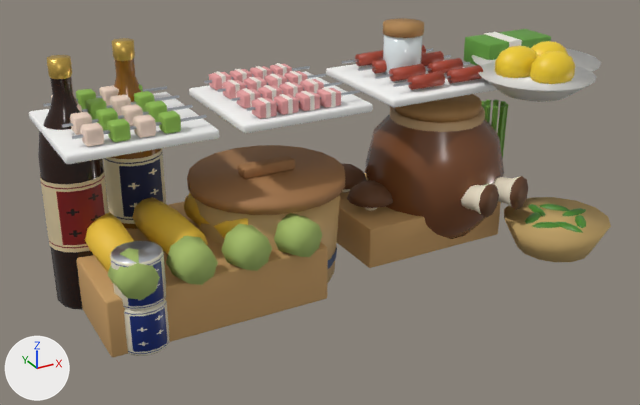
Two versions of the Blender file blender/cubbystock.blend, one commit apart.
Camera for both pictures: a 50 mm lens placed at (-0.774, -1.06, 0.764), pointed at (-0.078, 0.206, 0.132). Lighting does not change. The marker at lower left points along +X, +Y and +Z. The picture after the commit comes second.

The first picture shows 'StockBottle0', 'StockBottleLabel0', 'StockBottleLabel1', 'StockCornCrate', 'StockMisoLid', 'StockMisoTub', 'StockMushroomBox', 'StockPickleJar', 'StockShishitoBasket', 'StockSkewerTray0', 'StockSkewerTray1', 'StockSkewerTray2' and 101 more.
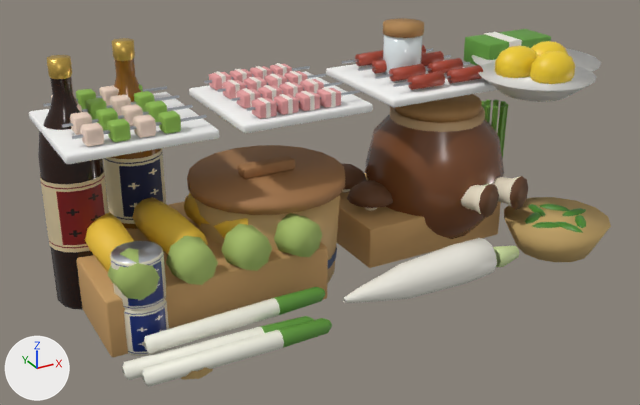
Boxes (x1, y1, x2, y2) around the edits, measured in the pictures (640 x 405 px):
'StockDaikonRoot', added
    after: (343, 238, 497, 303)
'StockLeek1', added
    after: (142, 318, 332, 387)
    faces in mat_stockleekwhite (white #f1f0e2): (142, 330, 284, 387)
    faces in mat_stockleekgreen (green #5f9a3a): (277, 318, 332, 348)
'StockLeek2', added
    after: (144, 287, 325, 354)
    faces in mat_stockleekwhite (white #f1f0e2): (144, 298, 280, 354)
    faces in mat_stockleekgreen (green #5f9a3a): (275, 287, 325, 315)
'StockLeek0', added
    after: (122, 316, 314, 380)
    faces in mat_stockleekwhite (white #f1f0e2): (122, 327, 264, 380)
    faces in mat_stockleekgreen (green #5f9a3a): (260, 316, 314, 333)
'StockDaikonTop', added
    after: (493, 246, 519, 267)
'StockLeekTie', added (mostly hidden)
    after: (181, 367, 213, 380)

The change, as a list of edits to the scene's bpy script:
```text
Add mat_stockdaikontop:
    mat_stockdaikontop = principled_material('StockDaikonTop')
    mat_stockdaikontop.base_color = (0.624, 0.745, 0.352)  # green #cfe0a0
Add mat_stockdaikon:
    mat_stockdaikon = principled_material('StockDaikon')
    mat_stockdaikon.base_color = (0.905, 0.88, 0.791)  # white #f4f1e6
    mat_stockdaikon.roughness = 0.45
Add mat_stockleekgreen:
    mat_stockleekgreen = principled_material('StockLeekGreen')
    mat_stockleekgreen.base_color = (0.114, 0.323, 0.0423)  # green #5f9a3a
    mat_stockleekgreen.roughness = 0.6
Add mat_stockleekwhite:
    mat_stockleekwhite = principled_material('StockLeekWhite')
    mat_stockleekwhite.base_color = (0.88, 0.871, 0.761)  # white #f1f0e2
Add me_stockdaikontop:
    me_stockdaikontop.from_pydata(...)  # 32 vertices, 24 faces; spans x -0.02..0.02, y -0.02..0.02, z 0.0..0.055
    me_stockdaikontop.polygons.foreach_set('use_smooth', [True] * 24)
    me_stockdaikontop.materials.append(mat_stockdaikontop)  # green #cfe0a0
Add me_stockdaikonroot:
    me_stockdaikonroot.from_pydata(...)  # 72 vertices, 60 faces; spans x -0.036..0.036, y -0.036..0.036, z 0.0..0.31
    me_stockdaikonroot.polygons.foreach_set('use_smooth', [True] * 60)
    me_stockdaikonroot.materials.append(mat_stockdaikon)  # white #f4f1e6
Add me_stockleektie:
    me_stockleektie.from_pydata(...)  # 16 vertices, 8 faces; spans x -0.033..0.033, y -0.033..0.033, z 0.0..0.014
    me_stockleektie.polygons.foreach_set('use_smooth', [True] * 8)
    me_stockleektie.materials.append(mat_stocktwine)  # orange #b89a62
Add me_stockleek2:
    me_stockleek2.from_pydata(...)  # 40 vertices, 32 faces; spans x -0.015..0.015, y -0.015..0.015, z 0.0..0.31
    me_stockleek2.polygons.foreach_set('use_smooth', [True] * 32)
    # faces by material slot: [16, 16]
    me_stockleek2.materials.append(mat_stockleekwhite)  # white #f1f0e2
    me_stockleek2.materials.append(mat_stockleekgreen)  # green #5f9a3a
Add ob_stockdaikontop:
    ob_stockdaikontop = bpy.data.objects.new('StockDaikonTop', me_stockdaikontop)
    ob_stockdaikontop.parent = ob_stockleft
    ob_stockdaikontop.location = (0.18, 0.03, 0.036)
    ob_stockdaikontop.rotation_euler = (0.0, 1.571, 0.05)  # degrees (0, 90, 2.9)
Add ob_stockdaikonroot:
    ob_stockdaikonroot = bpy.data.objects.new('StockDaikonRoot', me_stockdaikonroot)
    ob_stockdaikonroot.parent = ob_stockleft
    ob_stockdaikonroot.location = (-0.13, 0.03, 0.036)
    ob_stockdaikonroot.rotation_euler = (0.0, 1.571, 0.05)  # degrees (0, 90, 2.9)
Add ob_stockleektie:
    ob_stockleektie = bpy.data.objects.new('StockLeekTie', me_stockleektie)
    ob_stockleektie.parent = ob_stockleft
    ob_stockleektie.location = (-0.4, 0.02, 0.0)
Add ob_stockleek2:
    ob_stockleek2 = bpy.data.objects.new('StockLeek2', me_stockleek2)
    ob_stockleek2.parent = ob_stockleft
    ob_stockleek2.location = (-0.46, 0.05, 0.04)
    ob_stockleek2.rotation_euler = (0.0, 1.571, 0.04)  # degrees (0, 90, 2.3)
Add ob_stockleek1:
    ob_stockleek1 = bpy.data.objects.new('StockLeek1', me_stockleek2.copy())
    ob_stockleek1.parent = ob_stockleft
    ob_stockleek1.location = (-0.48, 0.005, 0.016)
    ob_stockleek1.rotation_euler = (0.0, 1.571, 0.0)  # degrees (0, 90, 0)
Add ob_stockleek0:
    ob_stockleek0 = bpy.data.objects.new('StockLeek0', me_stockleek2.copy())
    ob_stockleek0.parent = ob_stockleft
    ob_stockleek0.location = (-0.5, 0.035, 0.016)
    ob_stockleek0.rotation_euler = (0.0, 1.571, -0.04)  # degrees (0, 90, -2.3)
```
